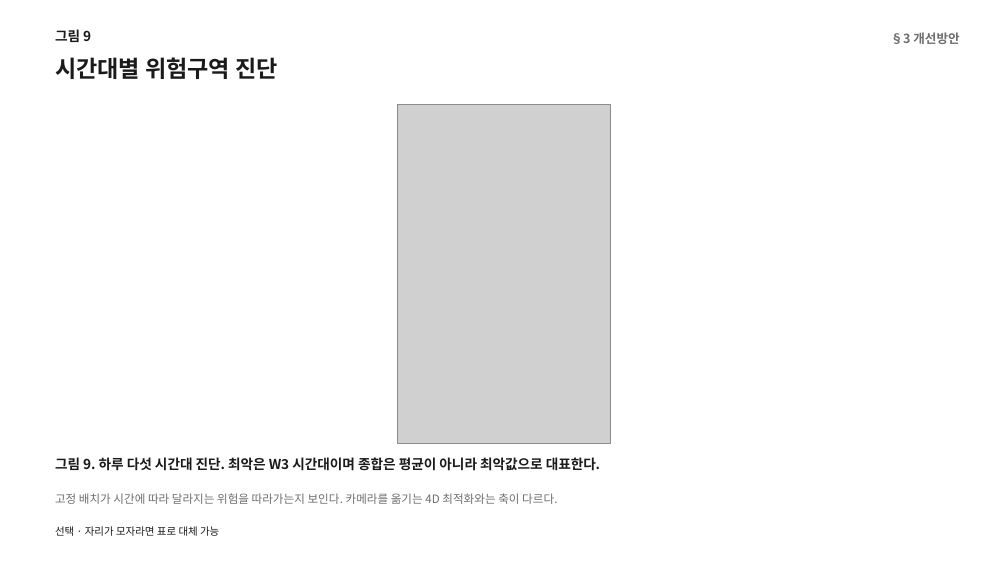
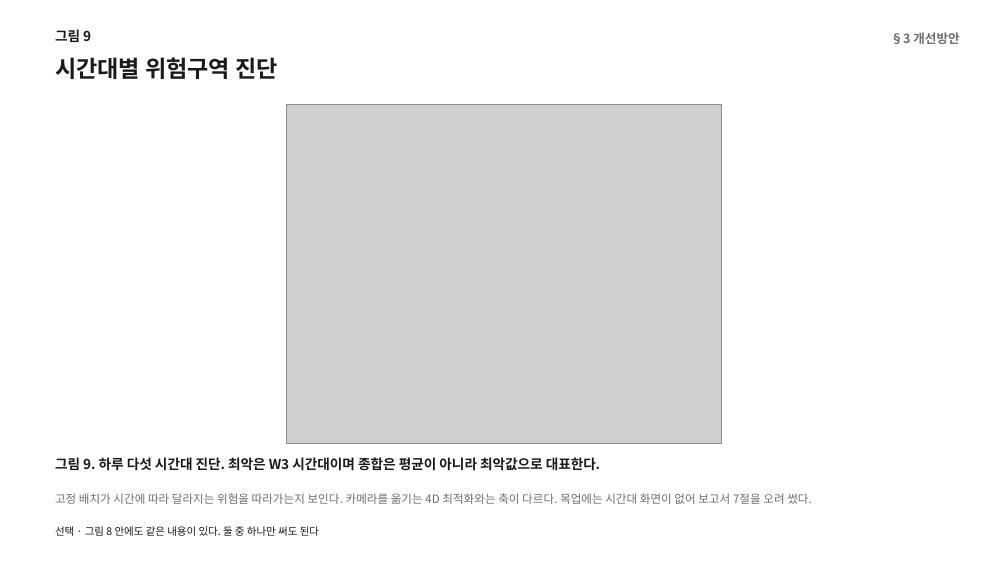
Before and after one commit to minlee95333/ReSpace, a slide deck: slide 10 of outputs/BIGB_그림_0823.pptx. Drawn at 1008x567 pixels with LibreOffice and Linux fonts; fonts in the diff are those of the drawing; grey boxes stand for pictures. Boxes give left, top, right and bottom in pixels: in the first picture for what was removed or moved away, otherwise in the second. Text is boxed around its words. In the diff, an @@ line names an element or a change of style, - is before the commit and + after.

```diff
--- a/outputs/BIGB_그림_0823.pptx
+++ b/outputs/BIGB_그림_0823.pptx
@@ picture: place and size @@
-picture at (398,104,611,444)
+picture at (287,104,722,444)
@@ text at (55,493,812,504): text changed @@
-고정 배치가 시간에 따라 달라지는 위험을 따라가는지 보인다. 카메라를 옮기는 4D 최적화와는 축이 다르다.
+고정 배치가 시간에 따라 달라지는 위험을 따라가는지 보인다. 카메라를 옮기는 4D 최적화와는 축이 다르다. 목업에는 시간대 화면이 없어 보고서 7절을 오려 썼다.
@@ text at (55,526,319,536): text changed @@
-선택 · 자리가 모자라면 표로 대체 가능
+선택 · 그림 8 안에도 같은 내용이 있다. 둘 중 하나만 써도 된다
```
Also in this commit, not shown: 1 other slide changed, 8 other files.
